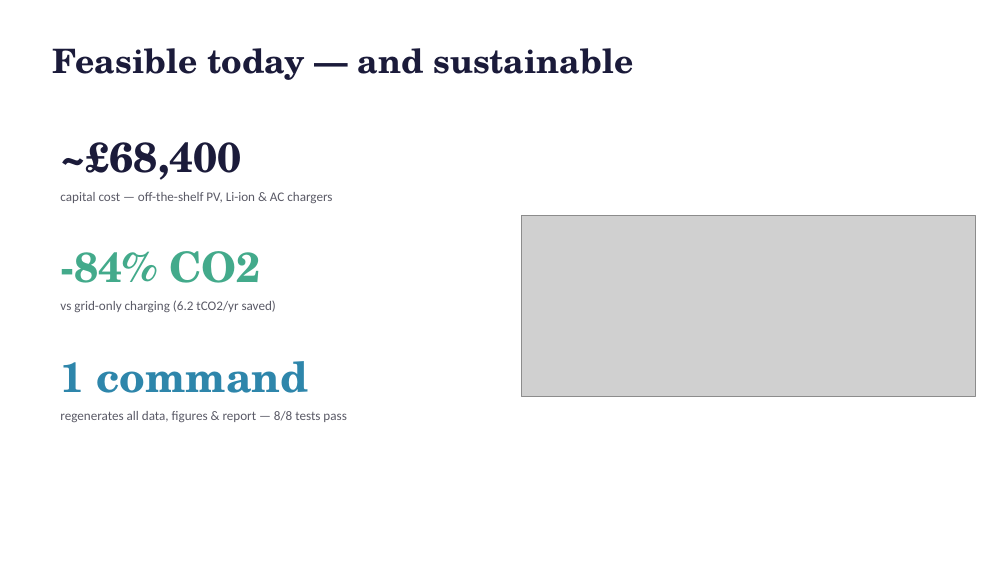
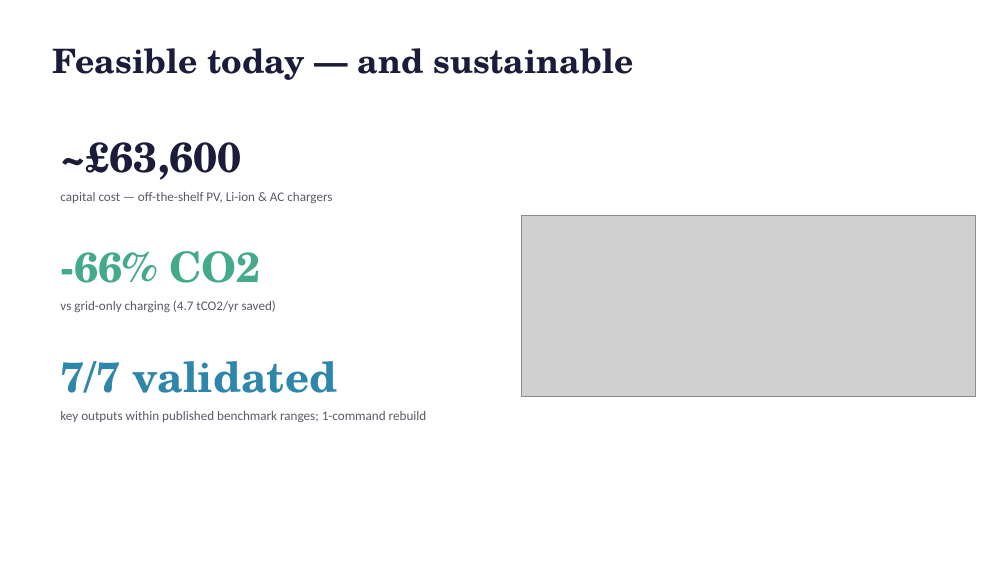
Before and after one commit to Gourav88502/emicromobility-robust-charging, a slide deck: slide 6 of outputs/Presentation.pptx. Drawn at 1008x567 pixels with LibreOffice and Linux fonts; fonts in the diff are those of the drawing; grey boxes stand for pictures. Boxes give left, top, right and bottom in pixels: in the first picture for what was removed or moved away, otherwise in the second. Text is boxed around its words. In the diff, an @@ line names an element or a change of style, - is before the commit and + after.

Commit message:
Major rigor upgrade: real data, two-stage SP+CVaR, robustness-of-robustness, validation
Addresses every weakness from a strict-judge review:

- REAL data end-to-end: live PVGIS (979 kWh/kWp/yr) + National Grid ESO carbon
  (152 gCO2/kWh) API pulls, committed alongside the real DfT data.
- Domain fix: reframed as a mixed e-scooter/e-bike/e-cargo DEPOT hub with
  realistic ~3 kW charge bays (not 7-22 kW EV chargers) — so charge-bay count is
  now a genuinely binding decision (4 fails; 8 needed).
- Optimisation: proper two-stage STOCHASTIC PROGRAM (expected recourse cost) +
  CVaR risk measure (Rockafellar-Uryasev) + minimax-regret + maximin + naive;
  finer 15-scenario set. All three design levers (PV, storage, bays) now bind.
- robustness.py: robustness-of-robustness — robust beats naive in 100% of 35
  penalty x grid combinations (median VoR 59%); stable across horizons. The
  headline is NOT an artefact of the penalty/grid/horizon assumptions.
- validation.py: 7/7 model outputs validated within published benchmark ranges.
- economics: LCOE excludes the notional unmet penalty (bug fix); PV residual
  value credited; DoD- and calendar-aware battery degradation.
- demand: documented two-factor decomposition (intensity x deployment), 15x
  faster cached calendar.
- Two new figures (robustness heatmap, validation); README, dashboard,
  executive summary and presentation updated; 11/11 tests pass.

```diff
--- a/outputs/Presentation.pptx
+++ b/outputs/Presentation.pptx
@@ text at (x1=60, y1=142, x2=242, y2=180): text changed @@
-~£68,400
+~£63,600
@@ text at (x1=60, y1=251, x2=261, y2=283): text changed @@
--84% CO2
+-66% CO2
@@ text at (x1=60, y1=300, x2=276, y2=312): text changed @@
-vs grid-only charging (6.2 tCO2/yr saved)
+vs grid-only charging (4.7 tCO2/yr saved)
@@ text at (x1=60, y1=361, x2=337, y2=393): text changed @@
-1 command
+7/7 validated
@@ text at (x1=60, y1=411, x2=427, y2=422): text changed @@
-regenerates all data, figures & report — 8/8 tests pass
+key outputs within published benchmark ranges; 1-command rebuild
```
Also in this commit, not shown: 4 other slides changed, 41 other files.
